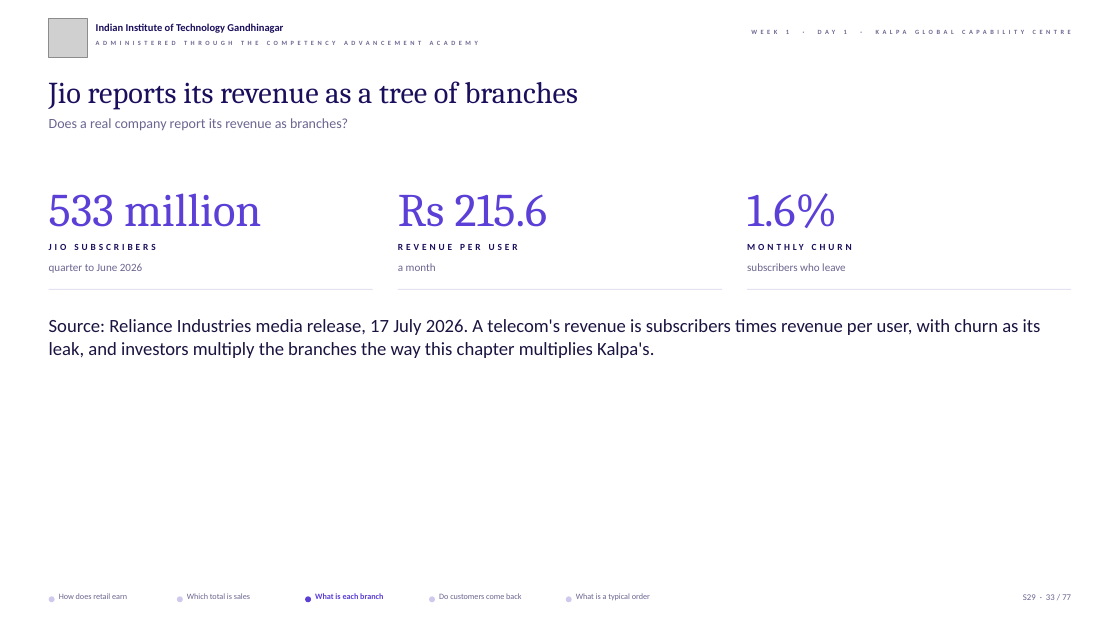
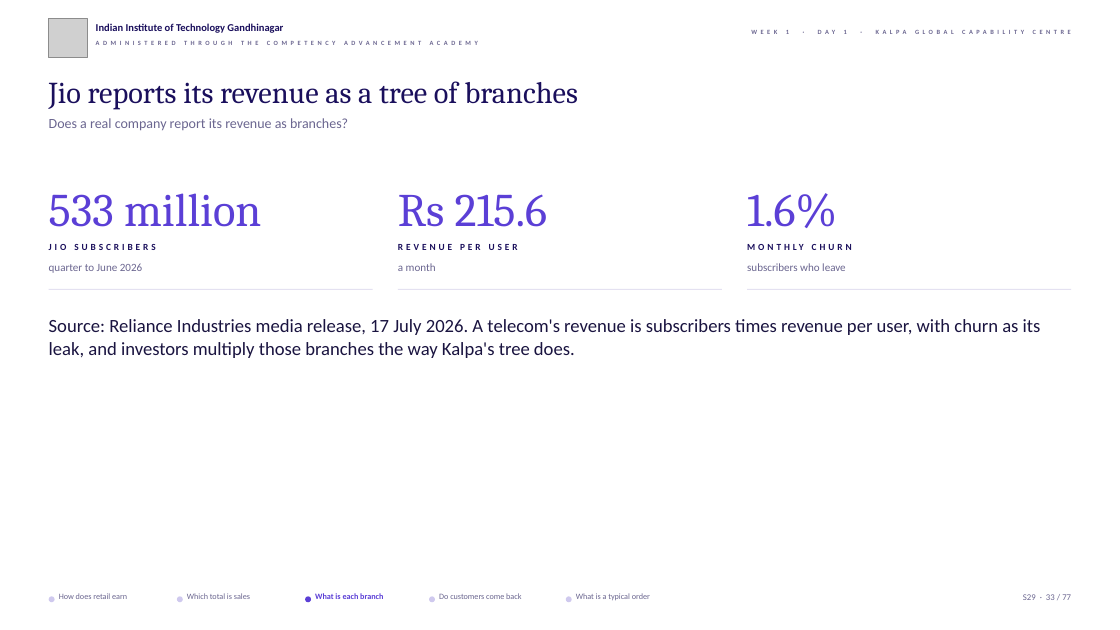
Before and after one commit to fde-academy-lab/c2-content-factory, a slide deck: slide 33 of content/W01/D1/slides/C2_W01_D01_half1_STUDENT.pptx. Drawn at 1120x630 pixels with LibreOffice and Linux fonts; fonts in the diff are those of the drawing; grey boxes stand for pictures; background and template pictures are left out. Boxes give left, top, right and bottom in pixels: in the first picture for what was removed or moved away, otherwise in the second. Text is boxed around its words. In the diff, an @@ line names an element or a change of style, - is before the commit and + after.

```diff
--- a/content/W01/D1/slides/C2_W01_D01_half1_STUDENT.pptx
+++ b/content/W01/D1/slides/C2_W01_D01_half1_STUDENT.pptx
@@ text at box(49, 319, 1041, 358): text changed @@
-Source: Reliance Industries media release, 17 July 2026. A telecom's revenue is subscribers times revenue per user, with churn as its leak, and investors multiply the branches the way this chapter multiplies Kalpa's.
+Source: Reliance Industries media release, 17 July 2026. A telecom's revenue is subscribers times revenue per user, with churn as its leak, and investors multiply those branches the way Kalpa's tree does.
```
Also in this commit, not shown: 17 other files.
